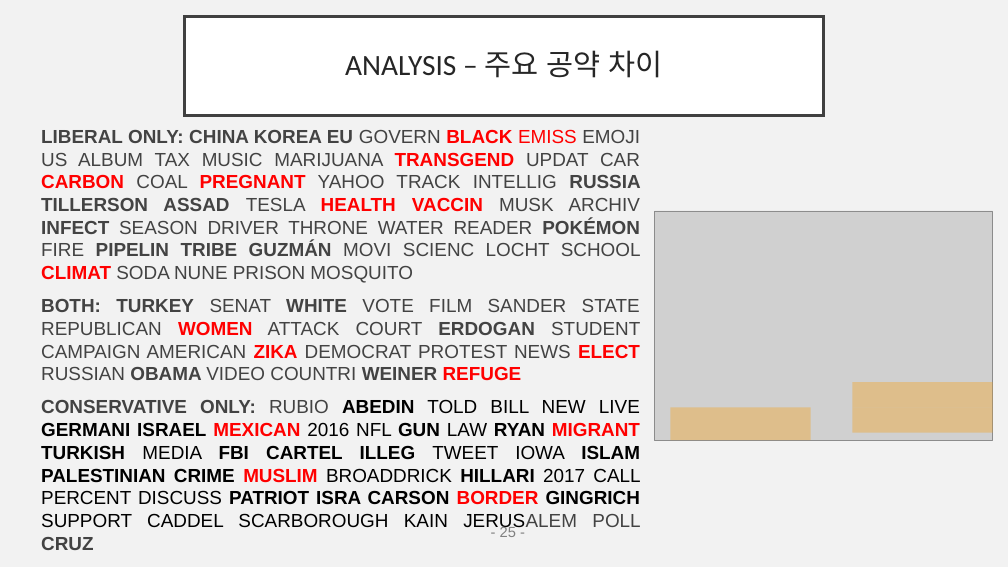
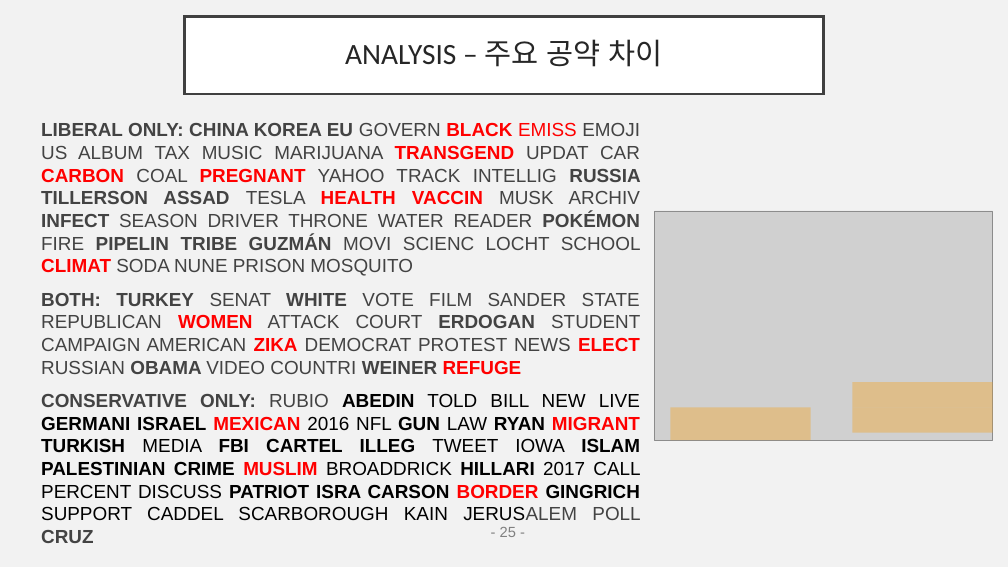
Before and after one commit to EJLEE5826/American_News_Topic_Modeling-using_LDA, a slide deck: slide 26 of final_pptNLP.pptx. Drawn at 1008x567 pixels with LibreOffice and Linux fonts; fonts in the diff are those of the drawing; grey boxes stand for pictures. Boxes give left, top, right and bottom in pixels: in the first picture for what was removed or moved away, otherwise in the second. Text is boxed around its words. In the diff, an @@ line names an element or a change of style, - is before the commit and + after.

```diff
--- a/final_pptNLP.pptx
+++ b/final_pptNLP.pptx
@@ title "ANALYSIS – 주요 공약 차이": place and size @@
-title "ANALYSIS – 주요 공약 차이" at box(185, 17, 823, 115)
+title "ANALYSIS – 주요 공약 차이" at box(185, 17, 823, 95)
@@ text "LIBERAL ONLY: CHINA KOREA EU ...": place and size @@
-text "LIBERAL ONLY: CHINA KOREA EU ..." at box(41, 129, 641, 550)
+text "LIBERAL ONLY: CHINA KOREA EU ..." at box(41, 122, 641, 543)
```
Also in this commit, not shown: 1 other slide changed.
